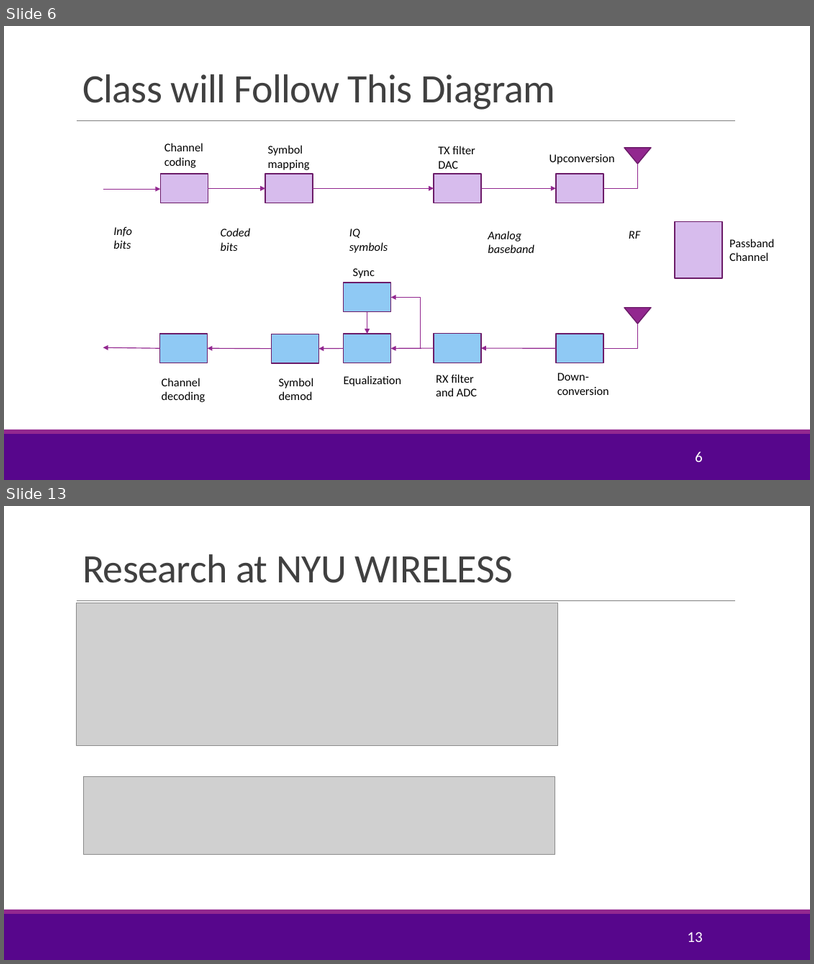
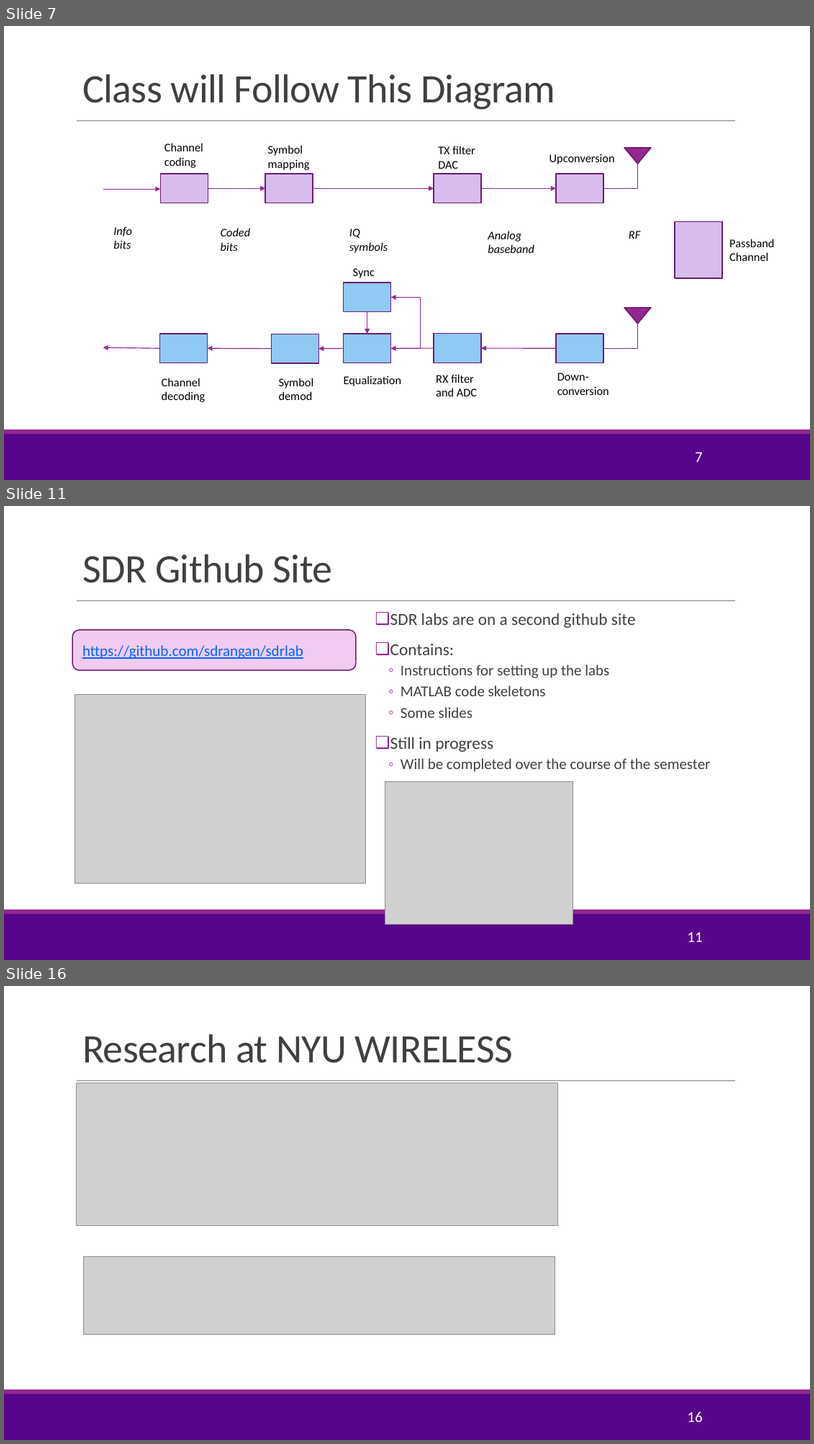
Before and after one commit to sdrangan/digitalcomm, a slide deck: Lectures/CourseAdmin.pptx. Shown one above the other, each under a label of ours: slides 6 and 13 before the commit, slides 7, 11 and 16 after it; the slides between them are not shown. The pictures are 814x964 and 814x1444 pixels, drawn with LibreOffice and Linux fonts; fonts in the diff are those of the drawing; grey boxes stand for pictures; background and template pictures are left out. Boxes give left, top, right and bottom in pixels: in the first picture for what was removed or moved away, otherwise in the second. Text is boxed around its words. In the diff, an @@ line names an element or a change of style, - is before the commit and + after.

```diff
--- a/Lectures/CourseAdmin.pptx
+++ b/Lectures/CourseAdmin.pptx
@@ slide 11 added at bbox=[4, 506, 810, 960], background #FFFFFF; not listed: 3 template elements that a slide beside it also shows @@
@@ title added at bbox=[82, 554, 333, 583], 48 pt, text #404040 @@
+SDR Github Site
@@ text added at bbox=[391, 613, 710, 772], 18 pt, text #404040 @@
+❑ SDR labs are on a second github site
+❑ Contains:
+  ◦ Instructions for setting up the labs
+  ◦ MATLAB code skeletons
+  ◦ Some slides
+❑ Still in progress
+  ◦ Will be completed over the course of the semester
@@ rounded rectangle added at bbox=[72, 630, 356, 671], fill #F1CCF0, outline #6C1D6A 1.25 pt @@
@@ text added at bbox=[82, 645, 304, 659], 18 pt, text #0066FF, underline @@
+https://github.com/sdrangan/sdrlab
@@ picture added at bbox=[75, 694, 365, 883] @@
@@ picture added at bbox=[385, 781, 574, 924] @@
@@ page number added at bbox=[687, 932, 702, 942], 18 pt, text #FFFFFF @@
+11
@@ what was slide 6 is now slide 7 @@
@@ page number at bbox=[695, 452, 703, 462]: text changed @@
-6
+7
@@ what was slide 13 is now slide 16 @@
@@ page number at bbox=[687, 1411, 702, 1422]: text changed @@
-13
+16
```
Also in this commit, not shown: 9 slides changed, 2 other slides added, 1 slide removed, 4 other files.
